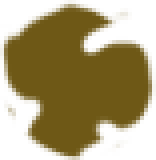
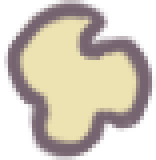
Comparing the layer stacks of the two 156×160 images. Changes:
added layer "Слой 2" above "Слой 3" over (4, 0, 156, 160)
added layer "Слой 3" above "Слой 1" over (8, 0, 152, 160)
hid "Слой 1" over (0, 0, 156, 160)
